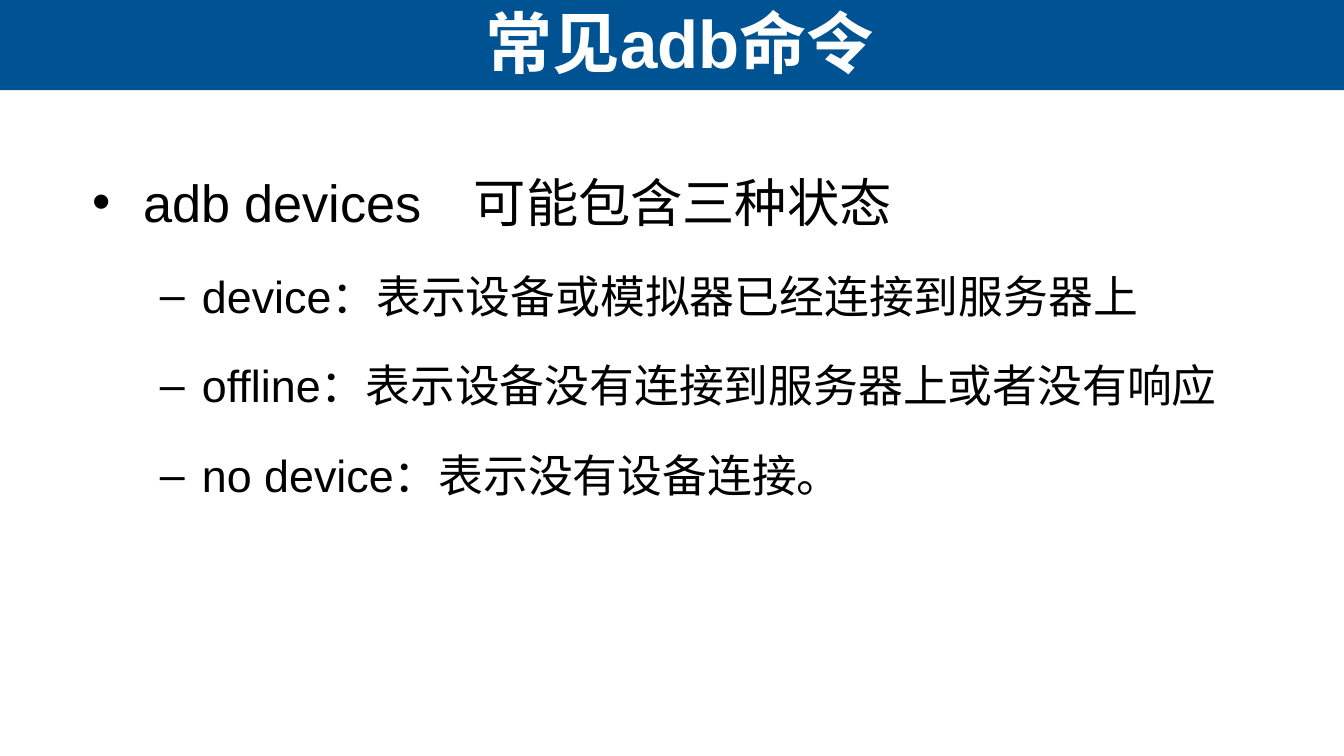
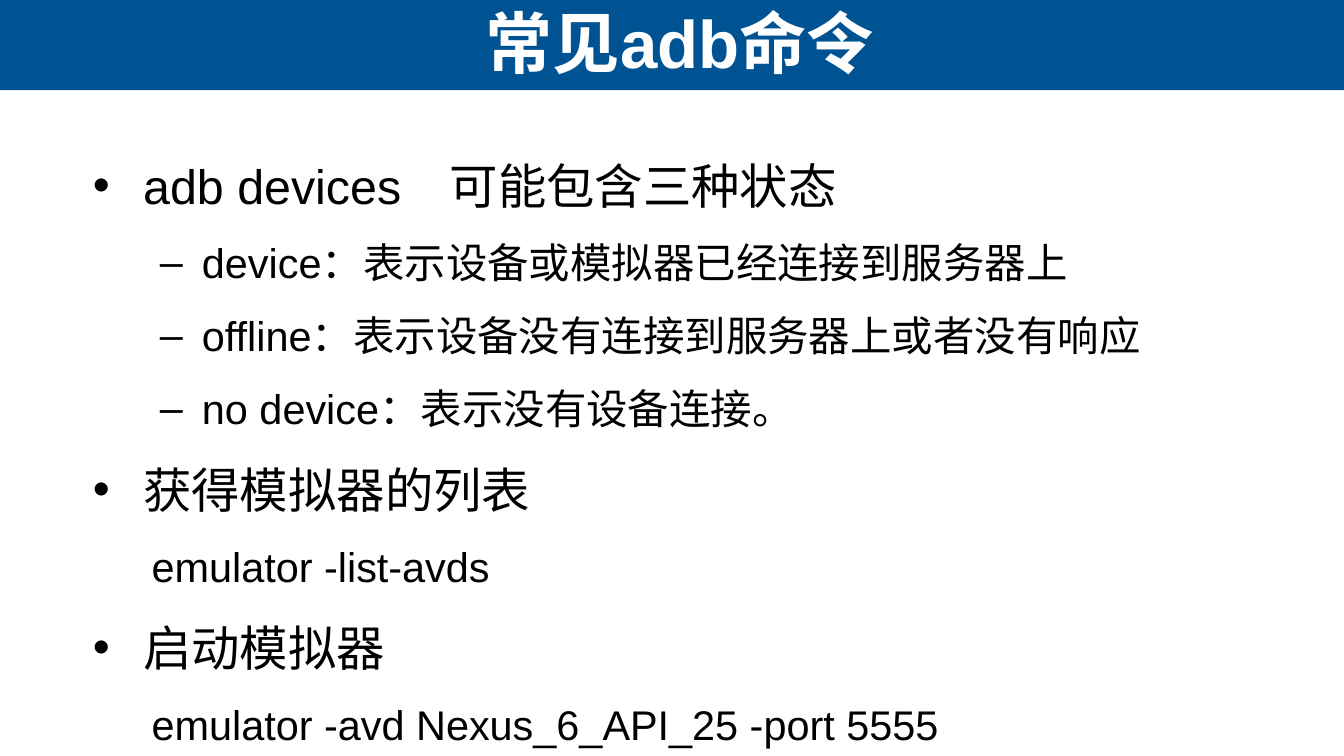
Before and after one commit to lihuanzhen2016/app-testing, a slide deck: slide 12 of PPT/03 ADB命令.pptx. Drawn at 1344x756 pixels with LibreOffice and Linux fonts; fonts in the diff are those of the drawing. Boxes give left, top, right and bottom in pixels: in the first picture for what was removed or moved away, otherwise in the second. Text is boxed around its words. In the diff, an @@ line names an element or a change of style, - is before the commit and + after.

```diff
--- a/PPT/03 ADB命令.pptx
+++ b/PPT/03 ADB命令.pptx
@@ text at (143,163,1140,428): size 28 to 25.9 pt in "adb devices 可能包含三种状态"; size 24 to 22.2 pt in "device：表示设备或模拟器已经连接到服务器上", "offline：表示设备没有连接到服务器上或者没有响应", "no device：表示没有设备连接。"; line spacing 1.5 to 1.3 @@
@@ text at (143,467,938,748): paragraphs added @@
+  • 获得模拟器的列表
+    emulator -list-avds
+  • 启动模拟器
+    emulator -avd Nexus_6_API_25 -port 5555
```
Also in this commit, not shown: 13 other slides changed, 1 slide added, 1 slide removed, 1 other file.
